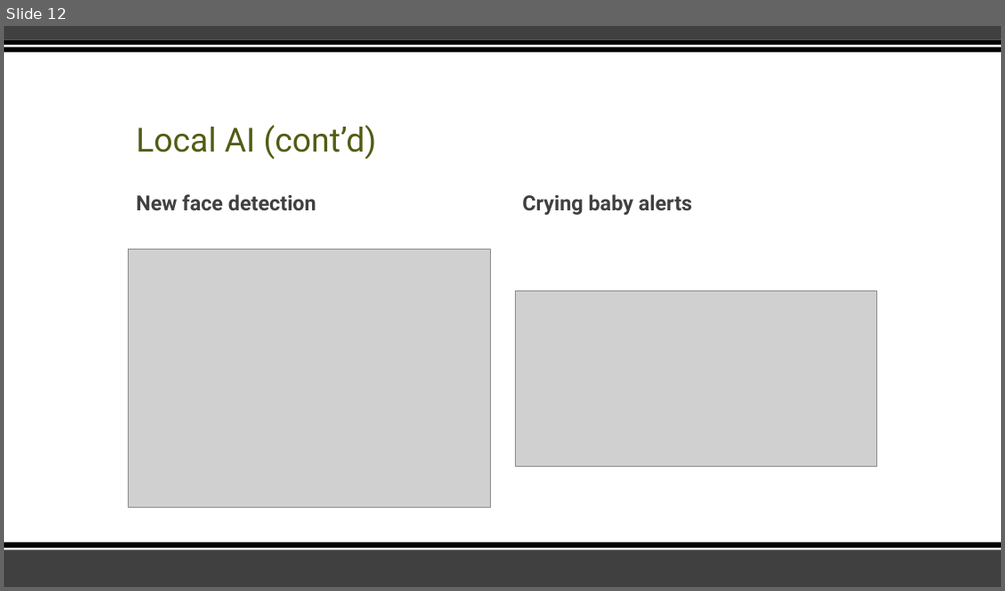
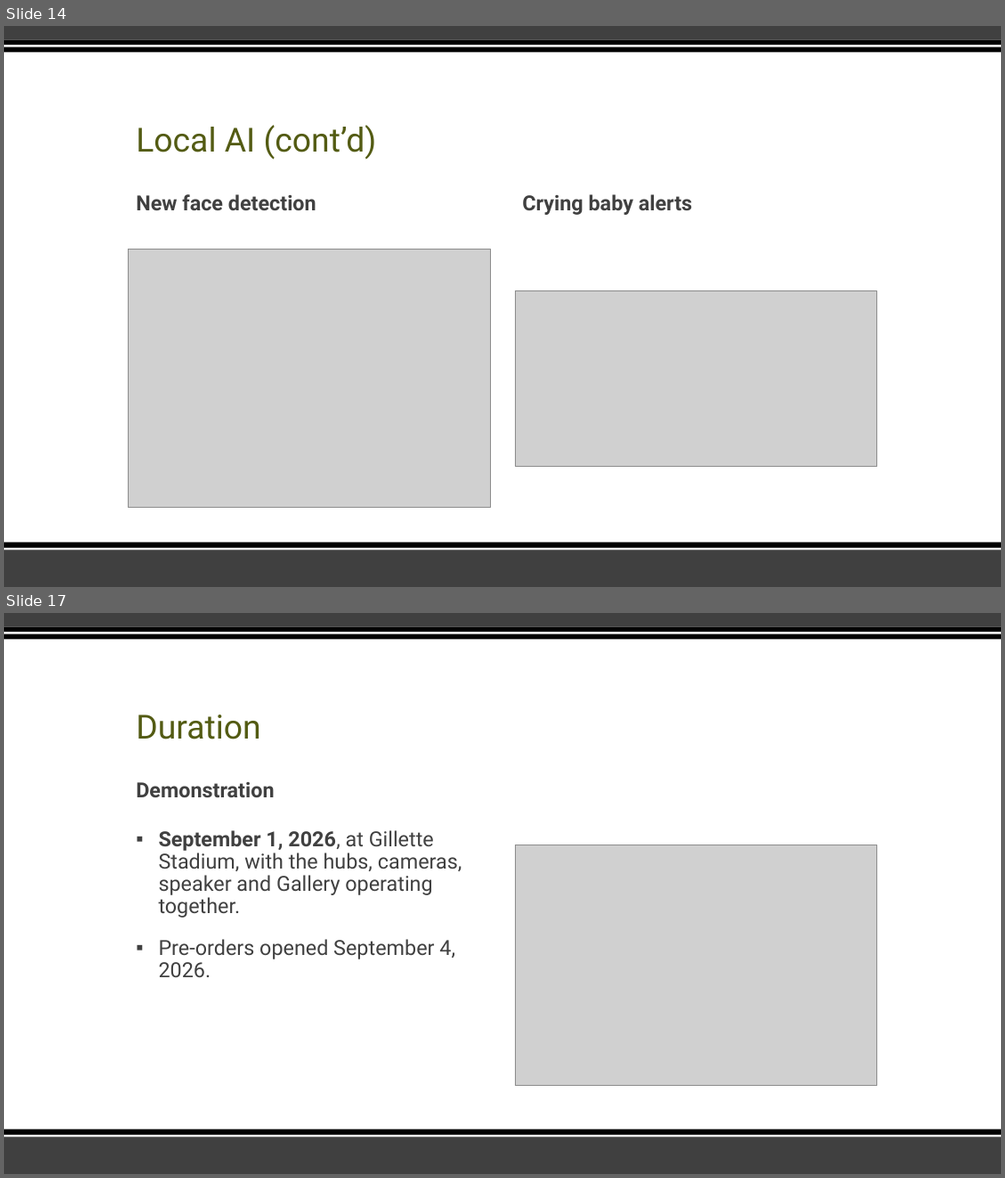
Before and after one commit to Cy-EF0510/Vanier, a slide deck: Semester 7 Fall 2026/IOT/Assignments/HomeAgent.pptx. Shown one above the other, each under a label of ours: slide 12 before the commit, slides 14 and 17 after it; the slides between them are not shown. The pictures are 1005x591 and 1005x1178 pixels, drawn with LibreOffice and Linux fonts; fonts in the diff are those of the drawing; grey boxes stand for pictures. Boxes give left, top, right and bottom in pixels: in the first picture for what was removed or moved away, otherwise in the second. Text is boxed around its words. In the diff, an @@ line names an element or a change of style, - is before the commit and + after.

```diff
--- a/Semester 7 Fall 2026/IOT/Assignments/HomeAgent.pptx
+++ b/Semester 7 Fall 2026/IOT/Assignments/HomeAgent.pptx
@@ slide 17 added at (4, 613, 1001, 1174), background #FFFFFF; not listed: 6 template elements that a slide beside it also shows @@
@@ title added at (136, 714, 261, 739), 32 pt, text #535C14 @@
+Duration
@@ text added at (136, 782, 274, 797), 20 pt, text #404040, bold @@
+Demonstration
@@ text added at (159, 830, 462, 977), 20 pt, text #404040 @@
+▪ September 1, 2026, at Gillette Stadium, with the hubs, cameras, speaker and Gallery operating together.
+▪ Pre-orders opened September 4, 2026.
@@ picture added at (515, 844, 876, 1086) @@
@@ what was slide 12 is now slide 14 @@
```
Also in this commit, not shown: 3 slides changed, 7 other slides added, 8 slides removed.
